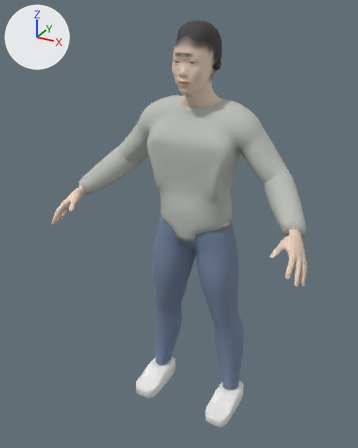
A saved change to the glTF model assets/people/friend.glb.
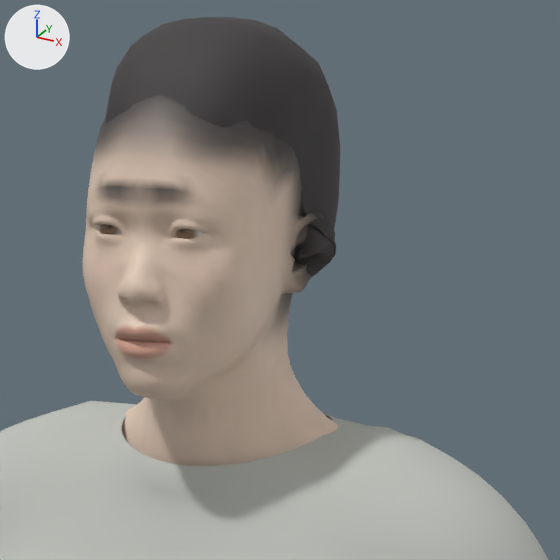
There are two pictures of each version: one whole from a 50 mm camera at (0.897, -1.81, 1.802) aimed at (-0.04, -0.107, 0.951), one close up on the part from 44% to 74% of the width and 4% to 28% of the height. Lighting does not change. The marker at upper left points along +X, +Y and +Z. The older version's two pictures come first. Vertices at exactly the same position are counted once.

Names of what the first close-up shows: 'Body', 'Hair', 'Top'.
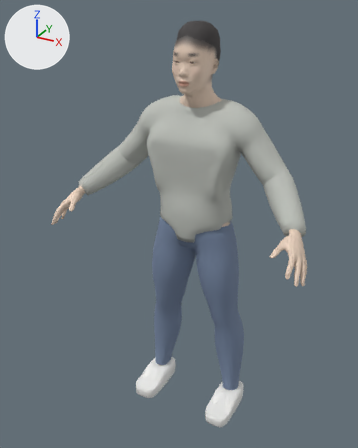
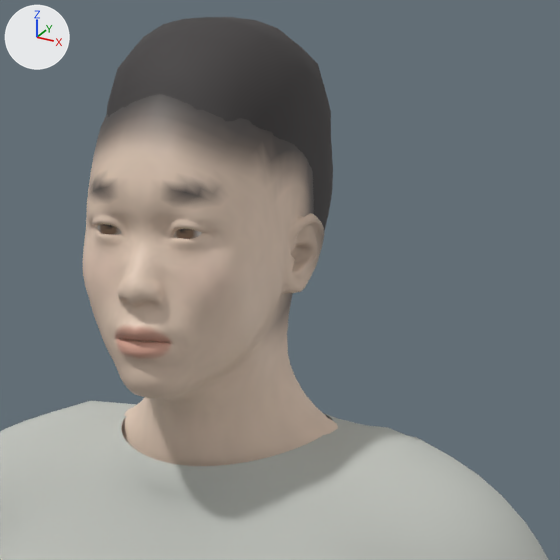
Location of each change, (x1, y1, x2, y2) in pixels of the close-ups (560 x 560 px; the box of a moved part takes in the faces that stretch with it):
'Hair', reshaped: before (105, 17, 340, 277); after (106, 17, 333, 231)
part 1 of me_body, edited (looks the same): (85, 150, 296, 347) in both
part 2 of me_body, recoloured: before (95, 102, 317, 315); after (95, 99, 324, 315)
part 3 of me_body, recoloured: (95, 130, 313, 319) in both
part 4 of me_hair, cut back: before (280, 44, 340, 277); after (281, 44, 333, 231)
part 5 of me_hair, moved or reshaped: before (105, 19, 308, 130); after (106, 19, 307, 130)

Patch to the scene script:
```diff
--- a/assets/people/friend.glb.py
+++ b/assets/people/friend.glb.py
@@ me_body @@
 me_body.from_pydata(...)  # 8875 vertices, 17354 faces; spans x -0.56..0.56, y -0.36..0.1, z 0.07..1.73
 # used by ob_body; location = (0.0, 0.0, 0.0)
+# me_body part 1: 746 faces centred in x -0.08..0.08, y -0.15..-0.02, z 1.52..1.67 are repainted in the vertex colours; the middle colour goes from beige #e4ccb8 to beige #e7cfbb
+# me_body part 2: 1050 faces centred in x -0.09..0.09, y -0.15..0.01, z 1.55..1.71 are repainted in the vertex colours; the middle colour goes from dark grey #4e4846 to beige #c8b3a2
+# me_body part 3: 710 faces centred in x -0.08..0.08, y -0.15..-0.01, z 1.54..1.68 are repainted in the vertex colours; the middle colour goes from brown #8e8075 to beige #e2cab7
 me_body.materials.append(mat_skin)
@@ me_hair @@
 # used by ob_hair; location = (0.0, 0.0, 0.0)
-me_hair.from_pydata(...)  # 649 vertices, 1156 faces; spans x -0.099..0.099, y -0.123..0.076, z 1.563..1.753
+me_hair.from_pydata(...)  # 269 vertices, 468 faces; spans x -0.073..0.073, y -0.121..0.076, z 1.564..1.753
+# me_hair part 4: 35 vertices moved from x 0.039..0.08, y -0.06..0.054, z 1.563..1.722 to x 0.039..0.072, y -0.058..0.053, z 1.564..1.721; 202 vertices removed from x 0.052..0.099, y -0.052..0.006, z 1.564..1.659; 14 vertices added at x 0.052..0.07, y -0.036..0.003, z 1.566..1.661
+# me_hair part 5: 23 vertices moved from x -0.062..0.062, y -0.123..-0.051, z 1.677..1.74 to x -0.062..0.062, y -0.121..-0.051, z 1.678..1.74; 20 vertices removed from x -0.058..0.058, y -0.123..-0.096, z 1.679..1.699; 16 vertices added at x -0.057..0.057, y -0.121..-0.096, z 1.681..1.698
+# other edits to the shape of me_hair do not show in these pictures
 me_hair.materials.append(mat_hair)
```
